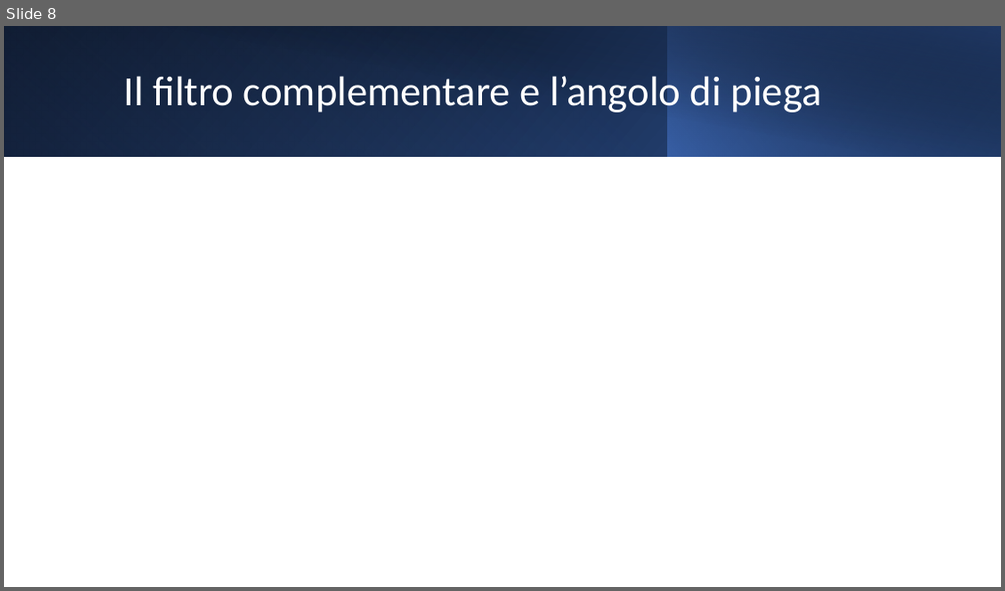
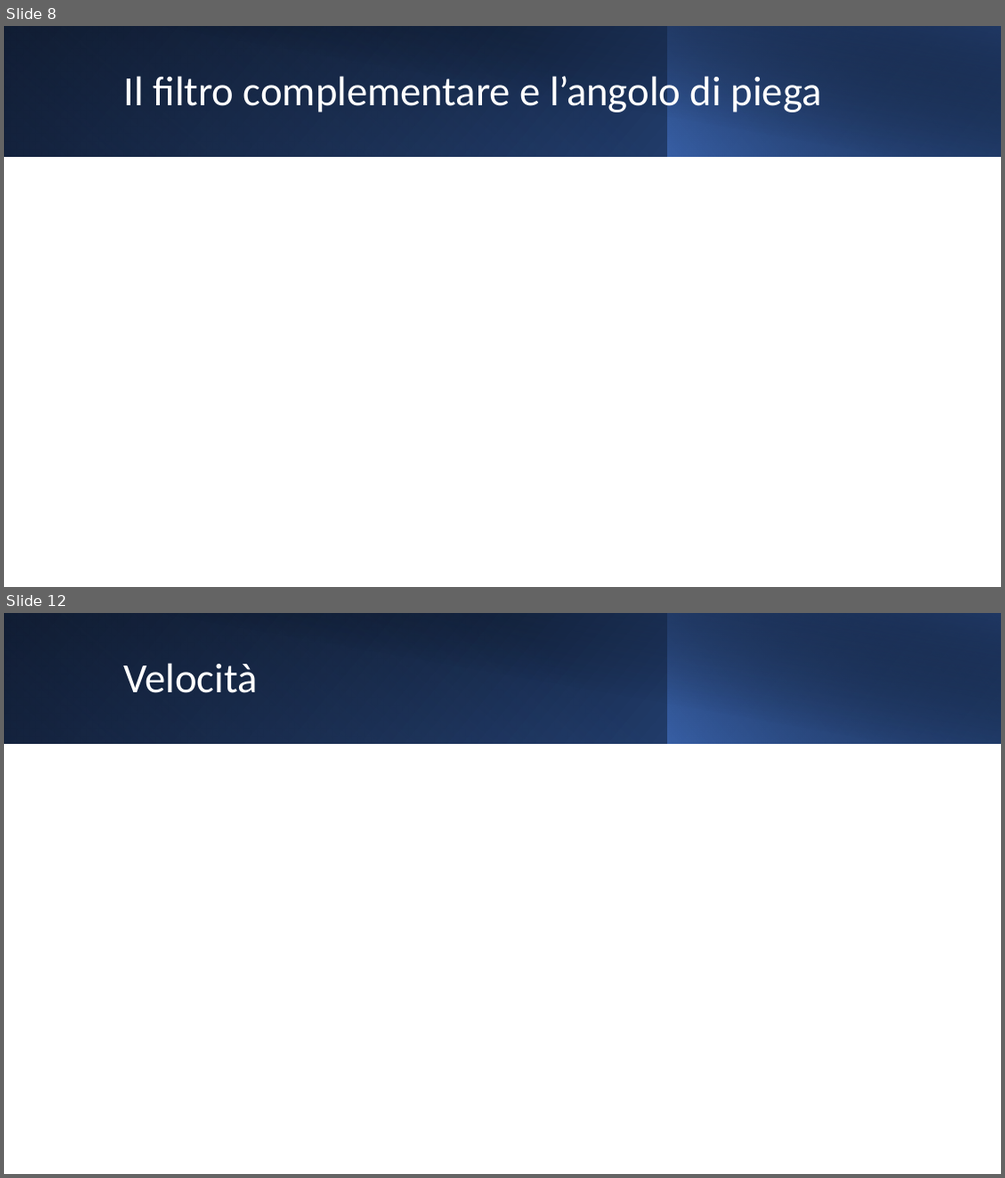
Before and after one commit to Alby-C/MA-IoT, a slide deck: BikeActivity.pptx. Shown one above the other, each under a label of ours: slide 8 before the commit, slides 8 and 12 after it; the slides between them are not shown. The pictures are 1005x591 and 1005x1178 pixels, drawn with LibreOffice and Linux fonts; fonts in the diff are those of the drawing; grey boxes stand for pictures. Boxes give left, top, right and bottom in pixels: in the first picture for what was removed or moved away, otherwise in the second. Text is boxed around its words. In the diff, an @@ line names an element or a change of style, - is before the commit and + after.

```diff
--- a/BikeActivity.pptx
+++ b/BikeActivity.pptx
@@ slide 12 added at [4,613,1001,1174], background #FFFFFF @@
@@ rectangle added at [4,613,1001,743], fill gradient #000000 to #2F5597 @@
@@ rectangle added at [4,613,668,743], fill gradient #4472C4 to #203864 @@
@@ rectangle added at [41,613,1001,744], fill gradient #000000 to #203864 @@
@@ rectangle added at [667,613,1001,743], fill gradient #4472C4 to #000000 @@
@@ title added at [123,663,257,693], 40 pt, text #FFFFFF @@
+Velocità
```
Also in this commit, not shown: 6 slides changed, 7 other slides added.
